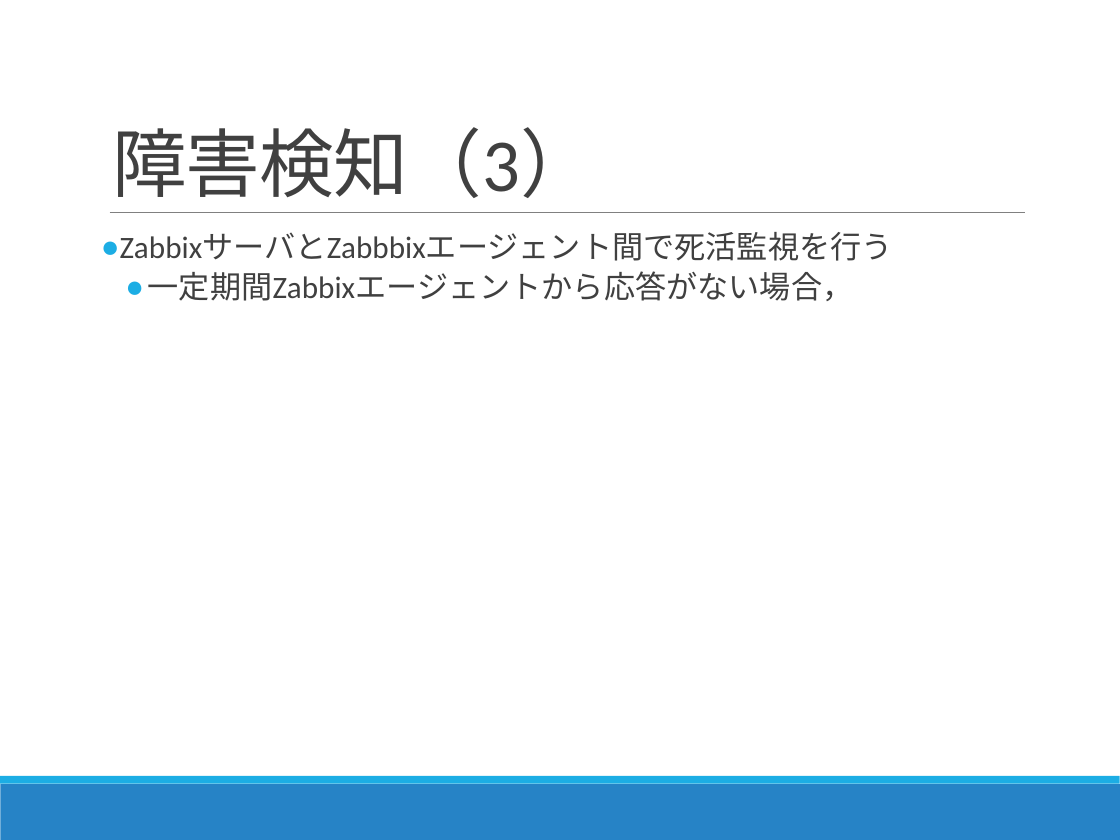
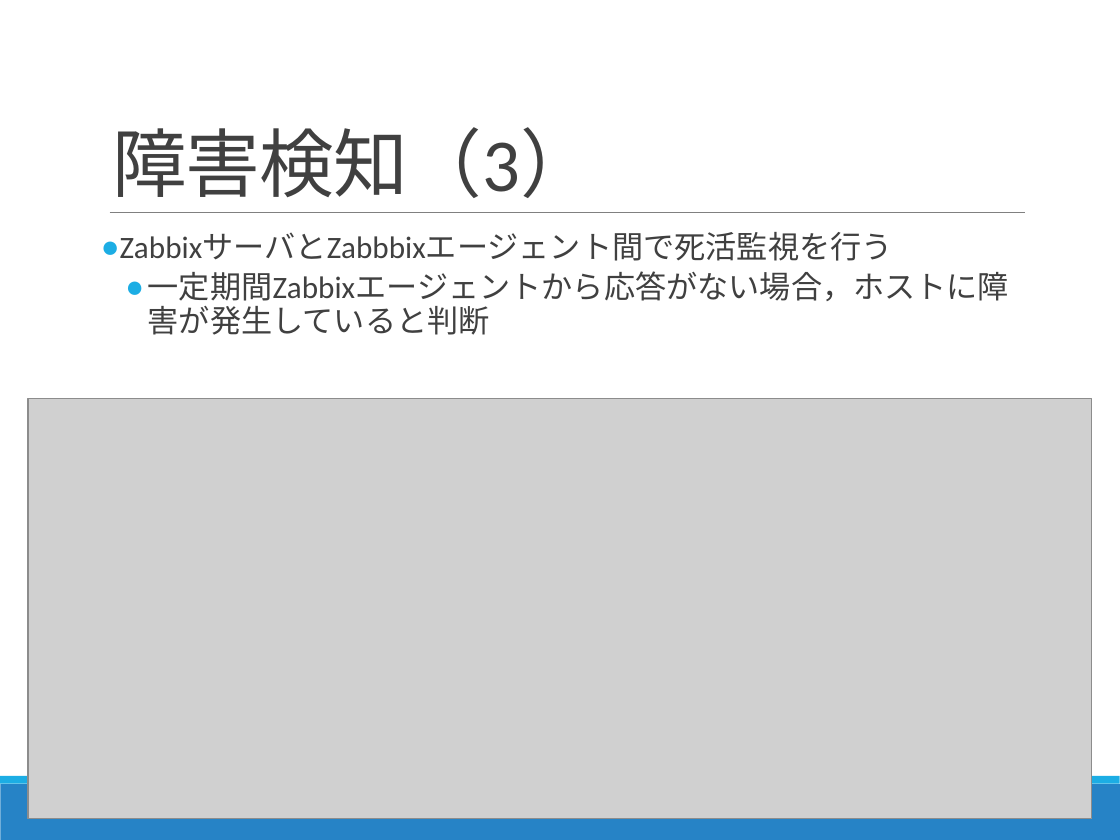
Before and after one commit to Kota0823/Document, a slide deck: slide 14 of 輪講2019-1_鈴木洸太.pptx. Drawn at 1120x840 pixels with LibreOffice and Linux fonts; fonts in the diff are those of the drawing; grey boxes stand for pictures. Boxes give left, top, right and bottom in pixels: in the first picture for what was removed or moved away, otherwise in the second. Text is boxed around its words. In the diff, an @@ line names an element or a change of style, - is before the commit and + after.

```diff
--- a/輪講2019-1_鈴木洸太.pptx
+++ b/輪講2019-1_鈴木洸太.pptx
@@ text at [148, 271, 1009, 335]: text changed @@
-  ● 一定期間Zabbixエージェントから応答がない場合，
+  ● 一定期間Zabbixエージェントから応答がない場合，ホストに障害が発生していると判断
@@ picture added at [28, 399, 1092, 819] @@
```
Also in this commit, not shown: 3 other slides changed, 1 slide added, 1 other file.
